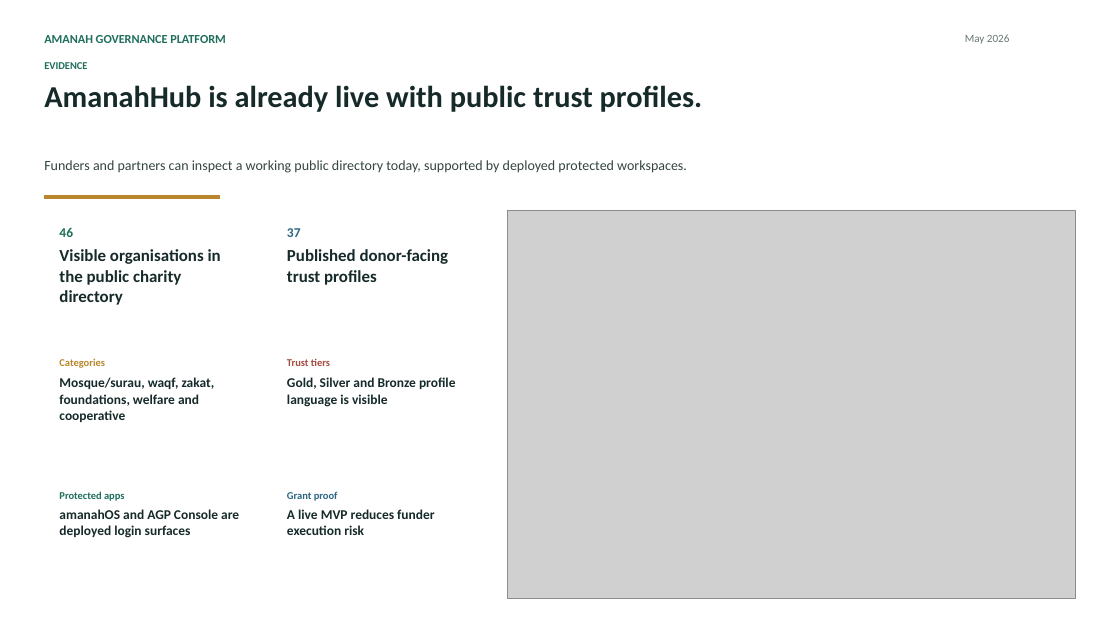
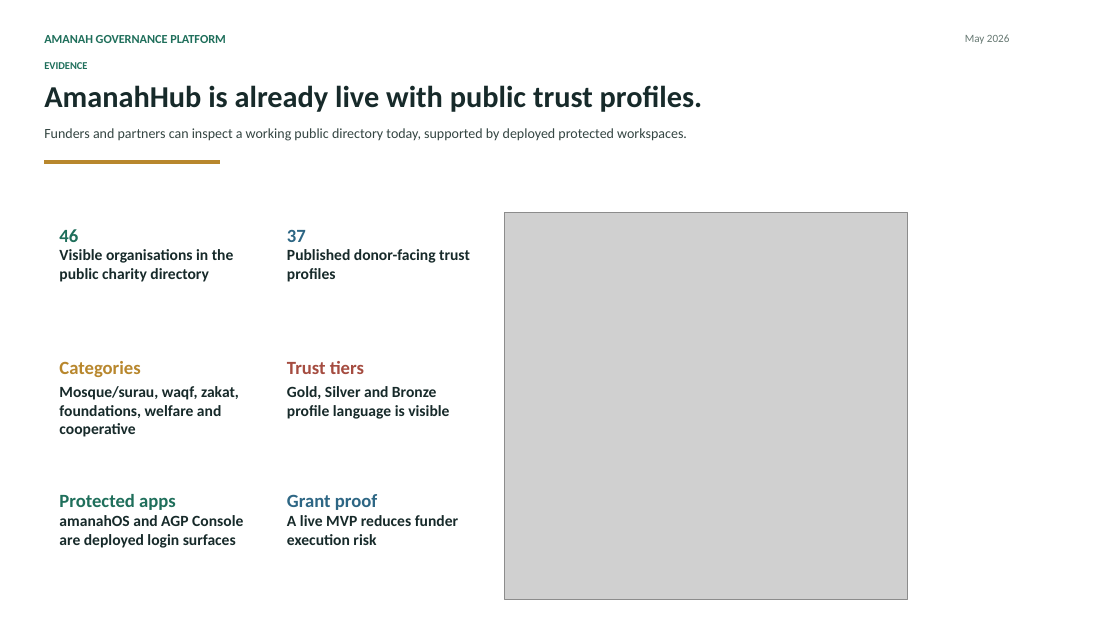
Before and after one commit to EffortEdutech/AmanahGP, a slide deck: slide 2 of docs/pitch/2026-05-08-0645pm-usm/AGP_USM_OrgBehaviour_Pitch_Deck_reformatted.pptx. Drawn at 1120x630 pixels with LibreOffice and Linux fonts; fonts in the diff are those of the drawing; grey boxes stand for pictures. Boxes give left, top, right and bottom in pixels: in the first picture for what was removed or moved away, otherwise in the second. Text is boxed around its words. In the diff, an @@ line names an element or a change of style, - is before the commit and + after.

```diff
--- a/docs/pitch/2026-05-08-0645pm-usm/AGP_USM_OrgBehaviour_Pitch_Deck_reformatted.pptx
+++ b/docs/pitch/2026-05-08-0645pm-usm/AGP_USM_OrgBehaviour_Pitch_Deck_reformatted.pptx
@@ text "Funders and partners can inspect ...": place and size @@
-text "Funders and partners can inspect ..." at (44,160,687,173)
+text "Funders and partners can inspect ..." at (44,128,687,141)
@@ rectangle: place and size @@
-rectangle at (44,196,219,198)
+rectangle at (44,161,219,164)
@@ text "46" at (59,229,78,242): size 17.2 to 24 pt @@
@@ text "37" at (287,230,306,242): size 17.2 to 24 pt @@
@@ picture: place and size @@
-picture at (507,211,1076,598)
+picture at (505,212,908,599)
@@ text "Visible organisations in the public ..." at (59,249,234,282): size 21.8 to 20 pt @@
@@ text "Published donor-facing trust profiles" at (287,249,470,282): size 21.8 to 20 pt @@
@@ text "Mosque/surau, waqf, zakat, foundations, welfare ...": place and size @@
-text "Mosque/surau, waqf, zakat, foundations, welfare ..." at (59,377,215,422)
+text "Mosque/surau, waqf, zakat, foundations, welfare ..." at (59,386,239,437)
@@ size 17.2 to 20 pt in 4 elements at (59,515,243,548), (287,515,458,545), (59,386,239,437), (287,386,449,419) @@
@@ text "Gold, Silver and Bronze profile ...": place and size @@
-text "Gold, Silver and Bronze profile ..." at (287,377,456,407)
+text "Gold, Silver and Bronze profile ..." at (287,386,449,419)
@@ size 13.5 to 24 pt in 4 elements at (59,361,140,377), (287,361,364,374), (59,494,176,510), (287,494,377,510) @@
```
Also in this commit, not shown: 11 other slides changed, 18 other files.
